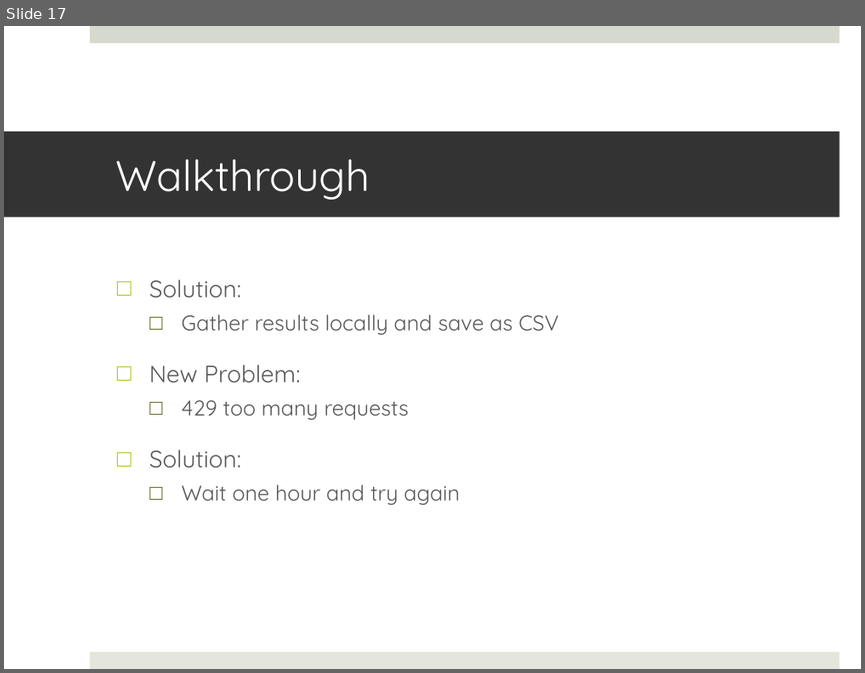
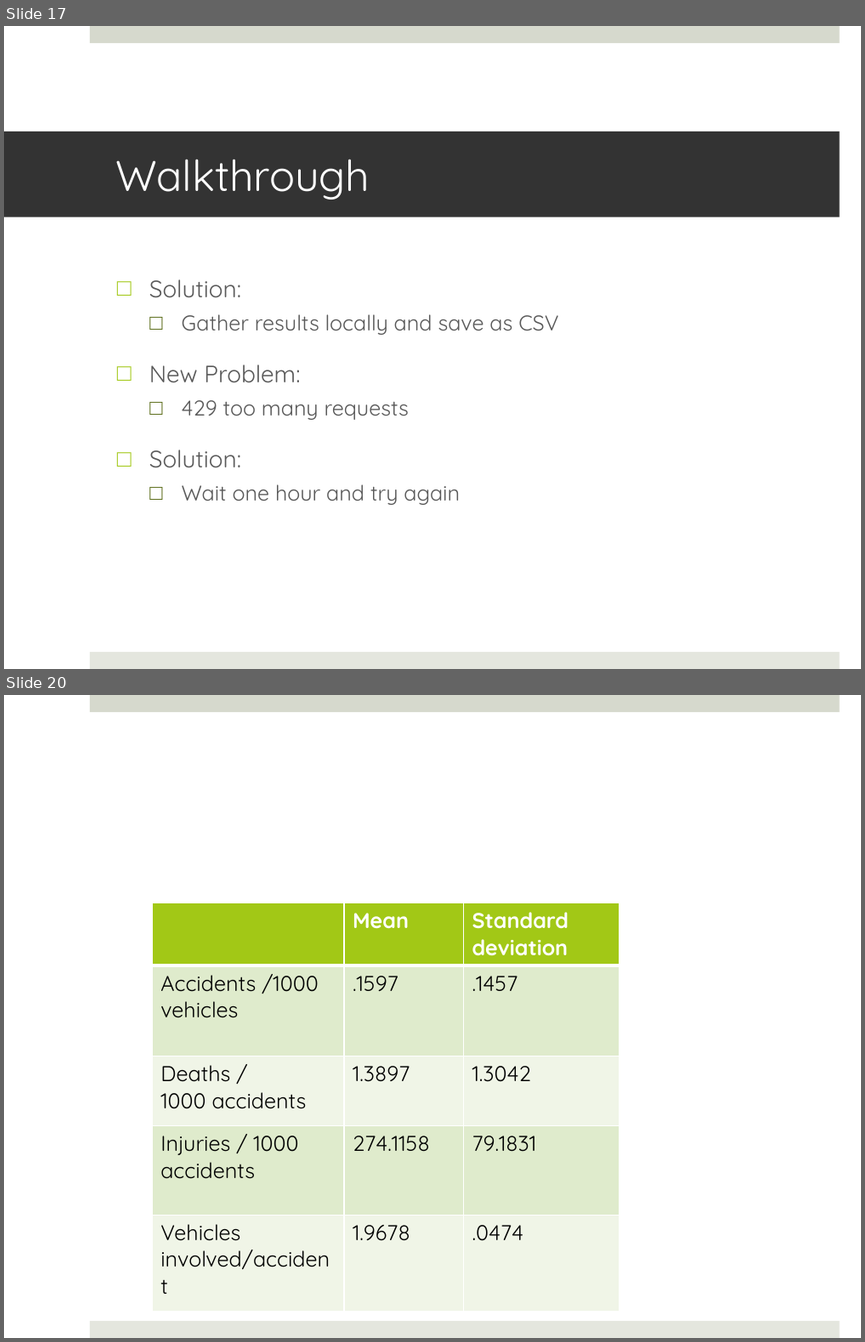
Before and after one commit to JKasakyan/BDM-Final-Project, a slide deck: Documents/Kasakyan_James_Proposal_Final_Presentation.pptx. Shown one above the other, each under a label of ours: slide 17 before the commit, slides 17 and 20 after it; the slides between them are not shown. The pictures are 865x673 and 865x1342 pixels, drawn with LibreOffice and Linux fonts; fonts in the diff are those of the drawing. Boxes give left, top, right and bottom in pixels: in the first picture for what was removed or moved away, otherwise in the second. Text is boxed around its words. In the diff, an @@ line names an element or a change of style, - is before the commit and + after.

```diff
--- a/Documents/Kasakyan_James_Proposal_Final_Presentation.pptx
+++ b/Documents/Kasakyan_James_Proposal_Final_Presentation.pptx
@@ slide 20 added at <box>4,695,861,1338</box>, background #FFFFFF; not listed: 2 template elements that a slide beside it also shows @@
@@ table added at <box>152,903,619,1305</box>, 5 rows, 3 columns @@
+ | Mean | Standard deviation
+Accidents /1000 vehicles | .1597 | .1457
+Deaths / / 1000 accidents | 1.3897 | 1.3042
+Injuries / 1000 accidents | 274.1158 | 79.1831
+Vehicles involved/accident | 1.9678 | .0474
```
Also in this commit, not shown: 2 slides changed, 7 other slides added, 1 slide removed.
